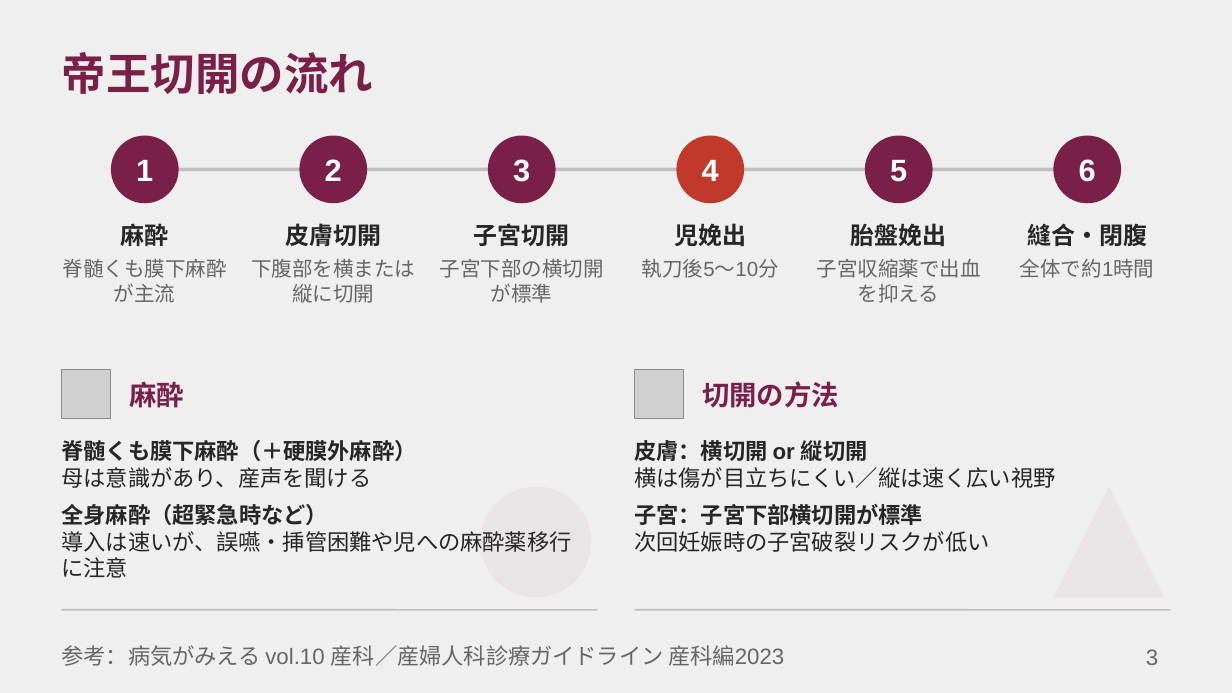
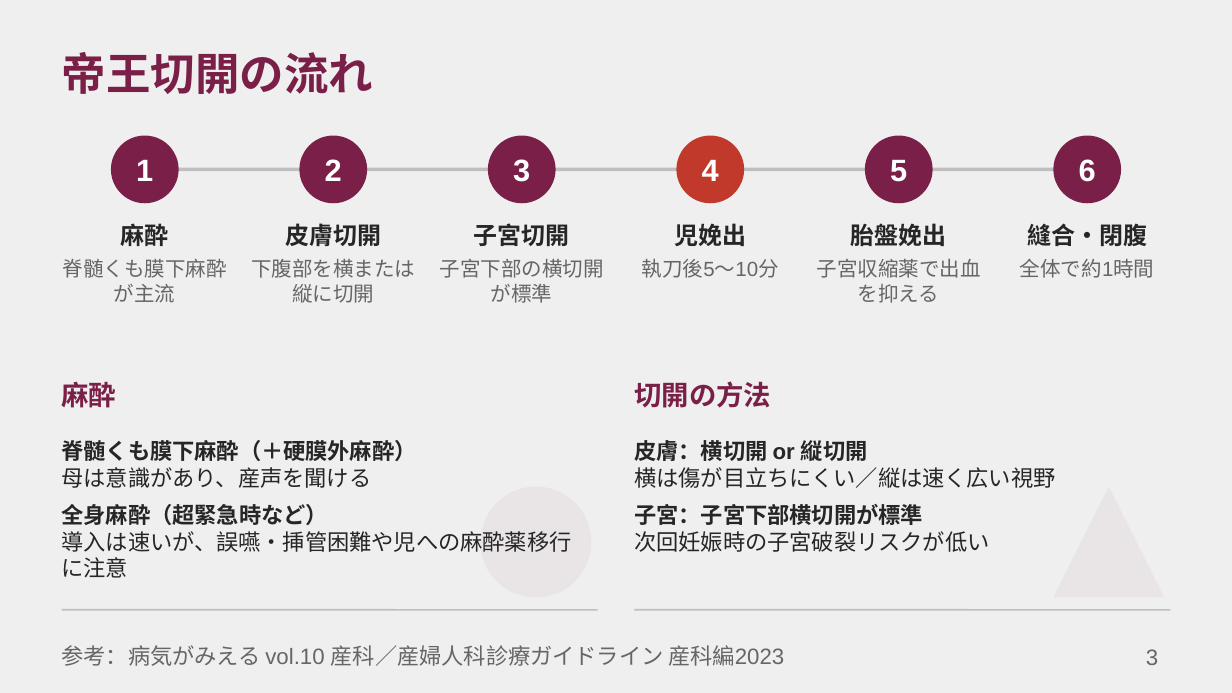
Before and after one commit to TNagate/boat-notify-render, a slide deck: slide 3 of slides/⑤帝王切開.pptx. Drawn at 1232x693 pixels with LibreOffice and Linux fonts; fonts in the diff are those of the drawing; grey boxes stand for pictures. Boxes give left, top, right and bottom in pixels: in the first picture for what was removed or moved away, otherwise in the second. Text is boxed around its words. In the diff, an @@ line names an element or a change of style, - is before the commit and + after.

```diff
--- a/slides/⑤帝王切開.pptx
+++ b/slides/⑤帝王切開.pptx
@@ text "麻酔": place and size @@
-text "麻酔" at [129, 382, 184, 408]
+text "麻酔" at [62, 382, 117, 408]
@@ picture removed at [62, 370, 111, 419] @@
@@ text "切開の方法": place and size @@
-text "切開の方法" at [702, 381, 838, 408]
+text "切開の方法" at [634, 381, 770, 408]
@@ picture removed at [634, 370, 684, 419] @@
```
Also in this commit, not shown: 4 other slides changed.
